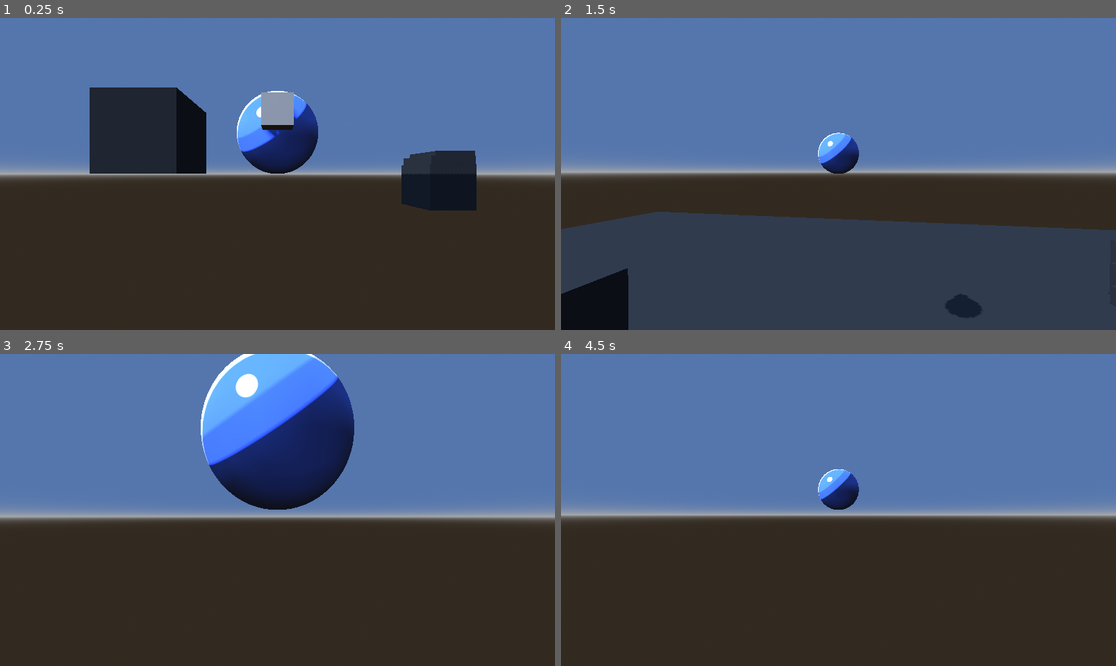
Above: before the commit, frames 1-4 (two rows, left to right).
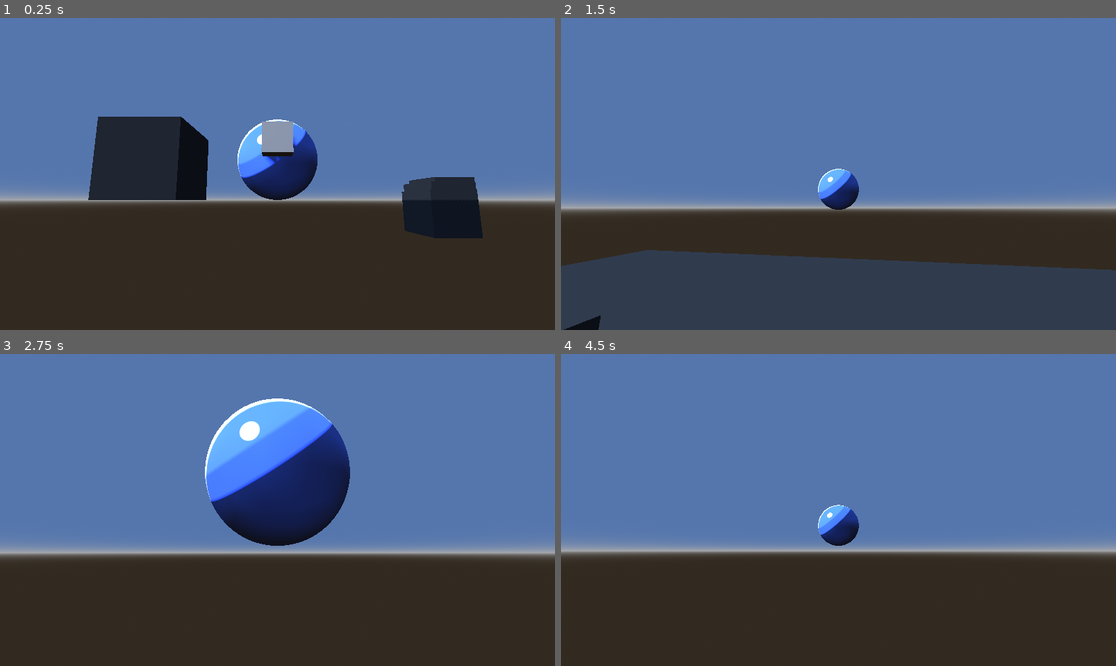
Above: after the commit, the same moments.

Repository: blondeman/movement-combat-fighter
Game: Godot game, scene res://scenes/test_env.tscn
Same seed, same stepped clock (60 frames per second), same inputs: the game is played once before the commit and once after it.
Inputs (mouse positions are in pixels of both pictures, inside the frame that each line leads up to):
- Up to frame 1 (0.25 s): no input
- Up to frame 2 (1.5 s): move the mouse to (866, 174) at 0.52 s; hold Middle mouse button (target_lock) 0.53-1.28 s; hold W (up) from 0.53 s (still down); tap Space (jump) at 0.77 s; move the mouse to (810, 174) at 1.27 s; tap Shift (dash) at 1.35 s
- Up to frame 3 (2.75 s): keep holding W (up); tap Space (jump) at 1.52 s; tap Middle mouse button (target_lock) at 1.55 s; move the mouse to (288, 503) at 2.02 s; hold Middle mouse button (target_lock) from 2.03 s (still down)
- Up to frame 4 (4.5 s): keep holding W (up); move the mouse to (832, 516) at 2.77 s; release Middle mouse button (target_lock) at 2.78 s; tap Middle mouse button (target_lock) at 2.85, 3.8, 4.35 s; tap Space (jump) at 3.02, 3.77, 4.25 s; tap Enter at 3.5 s; move the mouse to (877, 513) at 3.52 s; hold Shift (dash) 3.53-4.28 s; move the mouse to (794, 506) at 4.27 s

The runs differ from the first frame. In frame 1, 17% of the frame differs, in the area x 0-100%, y 22-71%; in frame 2, 30%, in the area x 0-100%, y 36-100%; in frame 3, 26%; in frame 4, 16%.

Commit message:
readded lock target

Diff:
--- a/scenes/character/player/camera_controller.tscn
+++ b/scenes/character/player/camera_controller.tscn
@@ -5,13 +5,16 @@
 
 [sub_resource type="SeparationRayShape3D" id="SeparationRayShape3D_cvpoc"]
 
-[node name="camera_controller" type="SpringArm3D" unique_id=1981057096 node_paths=PackedStringArray("camera")]
+[node name="camera_controller" type="SpringArm3D" unique_id=1981057096 node_paths=PackedStringArray("camera", "marker")]
 shape = SubResource("SeparationRayShape3D_cvpoc")
 spring_length = 5.0
 script = ExtResource("1_262c8")
 camera = NodePath("Camera3D")
+marker = NodePath("marker")
 min_pitch = -80.0
 max_pitch = 90.0
+desired_pitch = -30.0
+swap_threshold = 0.1
 
 [node name="Camera3D" type="Camera3D" parent="." unique_id=2129634253]
 transform = Transform3D(1, 0, 0, 0, 1, 0, 0, 0, 1, 0, 0, 5)
--- a/scenes/character/player/player.tscn
+++ b/scenes/character/player/player.tscn
@@ -14,6 +14,8 @@
 transform = Transform3D(1, 0, 0, 0, 1, 0, 0, 0, 1, 0, 0.095391154, 0.17765868)
 mesh = SubResource("BoxMesh_sfcyi")
 
-[node name="camera" parent="." index="2" unique_id=1981057096 instance=ExtResource("2_sfcyi")]
+[node name="camera" parent="." index="2" unique_id=1981057096 node_paths=PackedStringArray("character") instance=ExtResource("2_sfcyi")]
+character = NodePath("..")
+desired_pitch = -30.0
 
 [node name="input_handler" parent="." index="3" unique_id=499386536 instance=ExtResource("3_lvxji")]
--- a/scenes/character/target.tscn
+++ b/scenes/character/target.tscn
@@ -1,3 +1,3 @@
 [gd_scene format=3 uid="uid://cchyawv2tafhk"]
 
-[node name="target" type="Node" unique_id=233307061 groups=["target"]]
+[node name="target" type="Node3D" unique_id=1718967945 groups=["target"]]
--- a/scripts/CameraController.gd
+++ b/scripts/CameraController.gd
@@ -1,7 +1,9 @@
 extends SpringArm3D
 
 @export_group("Scene Variables")
+@export var character: EntityController
 @export var camera: Camera3D
+@export var marker: Node3D
 
 @export_category("Camera Settings")
 @export var sensitivity_x: float = 3
@@ -9,12 +11,18 @@
 @export var look_lerp_speed: float = 5.0
 @export var min_pitch: float = -60.0
 @export var max_pitch: float = 60.0
+@export var desired_pitch: float = 0.0
+@export var pitch_lift: float = 10
+@export var swap_threshold: float = 0.05
+@export var swap_cooldown: float = 0.3
 
+var _swap_cooldown_timer: float = 0.0
 var _target_camera_rotation: Vector3
 
 func _ready() -> void:
 	Input.set_mouse_mode(Input.MOUSE_MODE_CAPTURED)
 	top_level = true
+	set_lock_target(null)
 
 
 func _process(delta: float) -> void:
@@ -23,6 +31,10 @@
 	if !camera:
 		return
 
+	if character.lock_target:
+		_look_at_target(delta)
+		_set_marker_position()
+
 	camera.rotation.x = lerp_angle(camera.rotation.x, _target_camera_rotation.x, clamp(look_lerp_speed * delta, 0.0, 1.0))
 	camera.rotation.y = lerp_angle(camera.rotation.y, _target_camera_rotation.y, clamp(look_lerp_speed * delta, 0.0, 1.0))
 	camera.rotation.z = lerp_angle(camera.rotation.z, _target_camera_rotation.z, clamp(look_lerp_speed * delta, 0.0, 1.0))
@@ -30,9 +42,95 @@
 
 func _unhandled_input(event: InputEvent) -> void:
 	if event is InputEventMouseMotion:
-		rotate_y(-event.relative.x * sensitivity_x * 0.001)
-		rotation.x -= event.relative.y * sensitivity_y * 0.001
-		rotation.x = clamp(rotation.x, deg_to_rad(min_pitch), deg_to_rad(max_pitch))
+		var screen_width: float = get_viewport().get_visible_rect().size.x
+		if character.lock_target and event.relative.length() >= swap_threshold * screen_width:
+			_switch_lock_target(event.relative)
+			return
+
+		if !character.lock_target:
+			rotate_y(-event.relative.x * sensitivity_x * 0.001)
+			rotation.x -= event.relative.y * sensitivity_y * 0.001
+			rotation.x = clamp(rotation.x, deg_to_rad(min_pitch), deg_to_rad(max_pitch))
 
 	if event.is_action_pressed("ui_cancel"):
 		Input.set_mouse_mode(Input.MOUSE_MODE_VISIBLE)
+
+	if event.is_action_pressed("target_lock"):
+		if character.lock_target:
+			clear_lock_target()
+		else:
+			set_lock_target(get_lock_target())
+
+
+func _set_marker_position():
+	marker.global_position = character.lock_target.global_position
+
+
+func _look_at_target(delta: float) -> void:
+	var desired_dir: Vector3 = (character.lock_target.global_position - global_position).normalized()
+	if desired_dir.length_squared() < 0.001:
+		return
+
+	rotation.x = lerp_angle(rotation.x, deg_to_rad(desired_pitch), clamp(look_lerp_speed * delta, 0.0, 1.0))
+
+	var desired_yaw: float = atan2(-desired_dir.x, -desired_dir.z)
+	rotation.y = lerp_angle(rotation.y, desired_yaw, clamp(look_lerp_speed * delta, 0.0, 1.0))
+
+	var cam_dir: Vector3 = (character.lock_target.global_position - camera.global_position).normalized()
+	var local_dir: Vector3 = camera.global_basis.inverse() * cam_dir
+	_target_camera_rotation.x = asin(local_dir.y)
+	_target_camera_rotation.y = 0.0
+
+
+func set_lock_target(_target: Node3D):
+	character.lock_target = _target
+	if _target == null:
+		_target_camera_rotation = Vector3(deg_to_rad(pitch_lift), 0.0, 0.0)
+		marker.visible = false
+	else:
+		marker.visible = true
+
+
+func clear_lock_target():
+	set_lock_target(null)
+
+
+func _get_best_target(origin_screen_pos: Vector2, direction: Vector2 = Vector2.ZERO, exclude: Node3D = null) -> Node3D:
+	var best_target: Node3D = null
+	var best_score: float = INF
+
+	for t in get_tree().get_nodes_in_group("target"):
+		if t is not Node3D or t == exclude:
+			continue
+		if not camera.is_position_in_frustum(t.global_position):
+			continue
+
+		var screen_pos: Vector2 = camera.unproject_position(t.global_position)
+		var to_target: Vector2 = screen_pos - origin_screen_pos
+
+		# If a direction is given, filter to targets in that direction
+		if direction != Vector2.ZERO and to_target.dot(direction) <= 0.0:
+			continue
+
+		var score: float = to_target.length()
+		if score < best_score:
+			best_score = score
+			best_target = t
+
+	return best_target
+
+
+func get_lock_target() -> Node3D:
+	var screen_center: Vector2 = get_viewport().get_visible_rect().size / 2.0
+	return _get_best_target(screen_center)
+
+
+func _switch_lock_target(mouse_delta: Vector2) -> void:
+	if _swap_cooldown_timer > 0.0:
+		return
+
+	var current_screen_pos: Vector2 = camera.unproject_position(character.lock_target.global_position)
+	var best: Node3D = _get_best_target(current_screen_pos, mouse_delta, character.lock_target)
+	if best:
+		set_lock_target(best)
+		_swap_cooldown_timer = swap_cooldown
--- a/scripts/EntityController.gd
+++ b/scripts/EntityController.gd
@@ -1,3 +1,4 @@
+class_name EntityController
 extends CharacterBody3D
 
 @export var input_handler: InputHandler
@@ -13,6 +14,8 @@
 var was_on_floor: bool = false
 
 var momentum: Vector3 = Vector3.ZERO
+
+var lock_target: Node3D = null
 
 func _physics_process(delta: float):
 	if dash_cooldown_remaining > 0:
--- a/scripts/LocomotionState.gd
+++ b/scripts/LocomotionState.gd
@@ -41,6 +41,9 @@
 			blended = blended.normalized() * max_speed
 		character.velocity.x = blended.x
 		character.velocity.z = blended.z
+		# Gradually steer momentum toward actual movement direction
+		var actual := Vector3(character.velocity.x, 0.0, character.velocity.z)
+		character.momentum = character.momentum.lerp(actual, character.momentum_decay * delta)
 	else:
 		character.velocity.x = character.momentum.x
 		character.velocity.z = character.momentum.z
--- a/scripts/StateMachine.gd
+++ b/scripts/StateMachine.gd
@@ -1,7 +1,7 @@
 class_name StateMachine
 extends Node
 
-@export var character: CharacterBody3D
+@export var character: EntityController
 
 var current_state: State
 var states: Dictionary
--- a/states/Idle.gd
+++ b/states/Idle.gd
@@ -1 +1,4 @@
 extends LocomotionState
+
+func enter():
+	character.momentum = Vector3.ZERO
